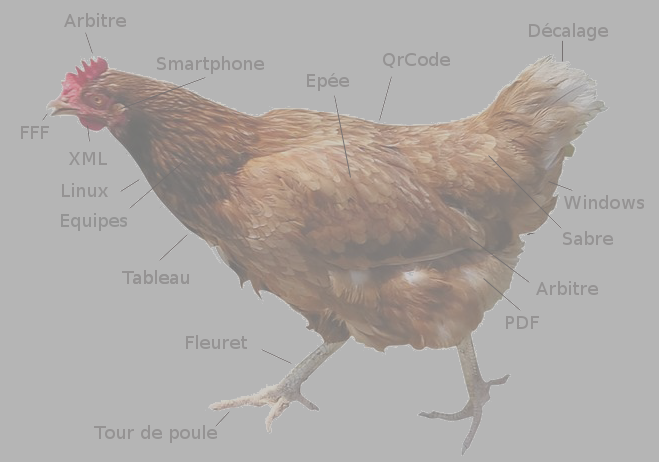
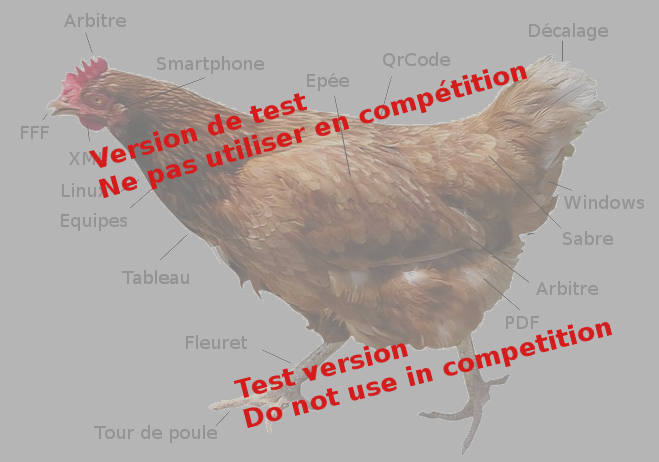
Layers edited between the first and the second 659px x 462px image:
showed "Version de test ...", moved it above "Test version ...", painted on it over [88, 65, 528, 198]
showed "Test version ...", moved it above "Linux", painted on it over [233, 321, 612, 428]
